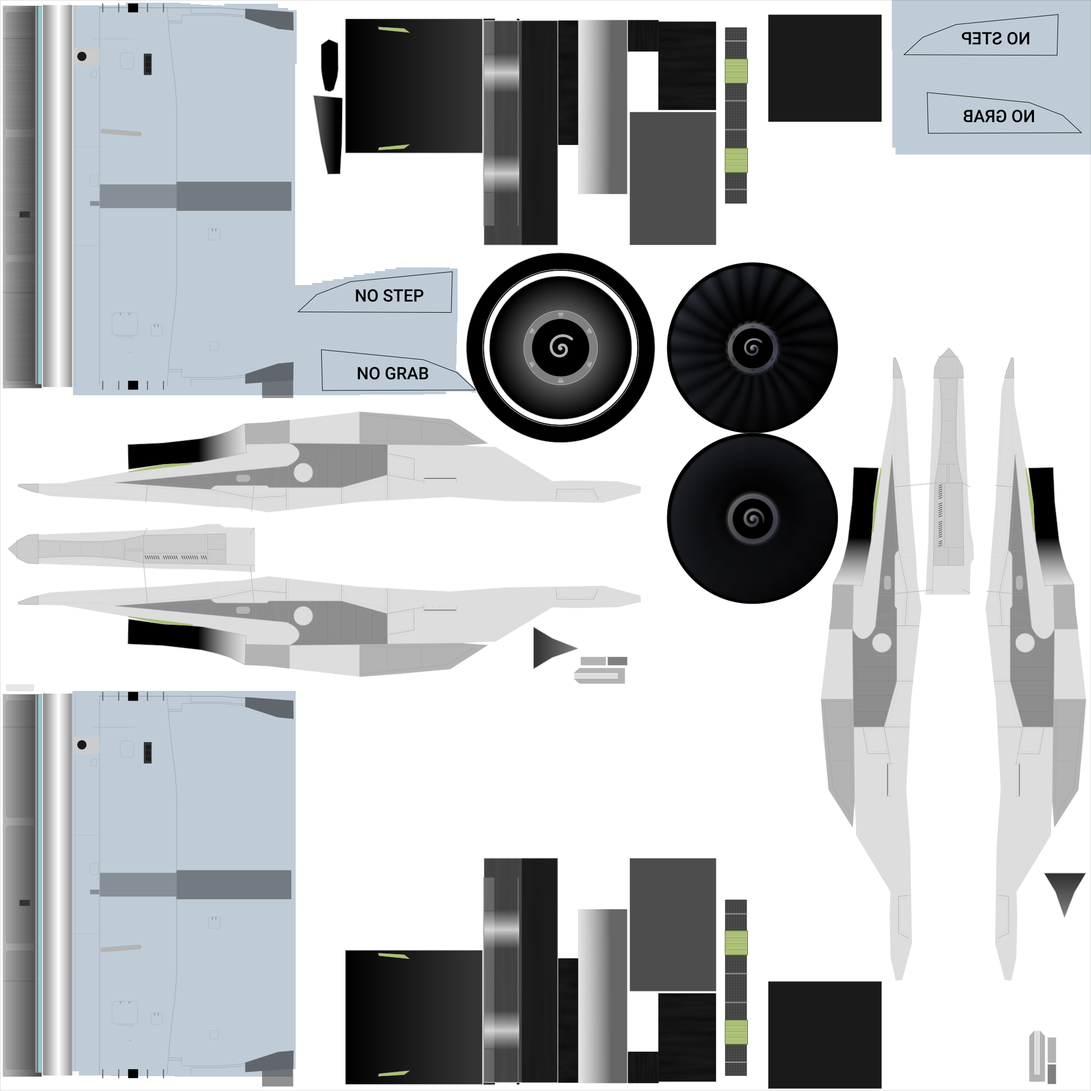
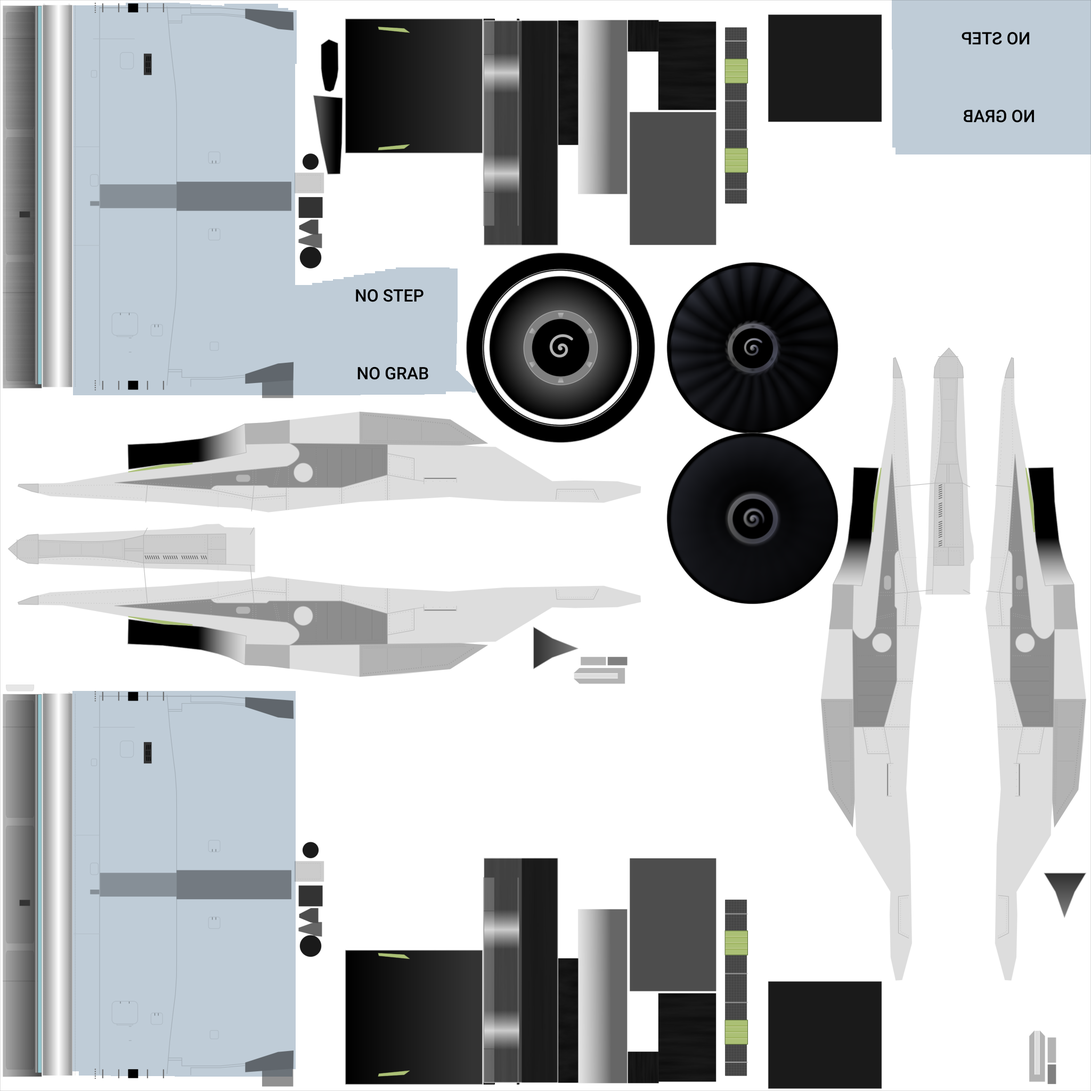
Layers edited between the first and the second 1091px x 1091px image:
painted on "Other" over (73, 2, 165, 1080)
painted on "Engine Elements" over (2, 3, 1087, 1090)
